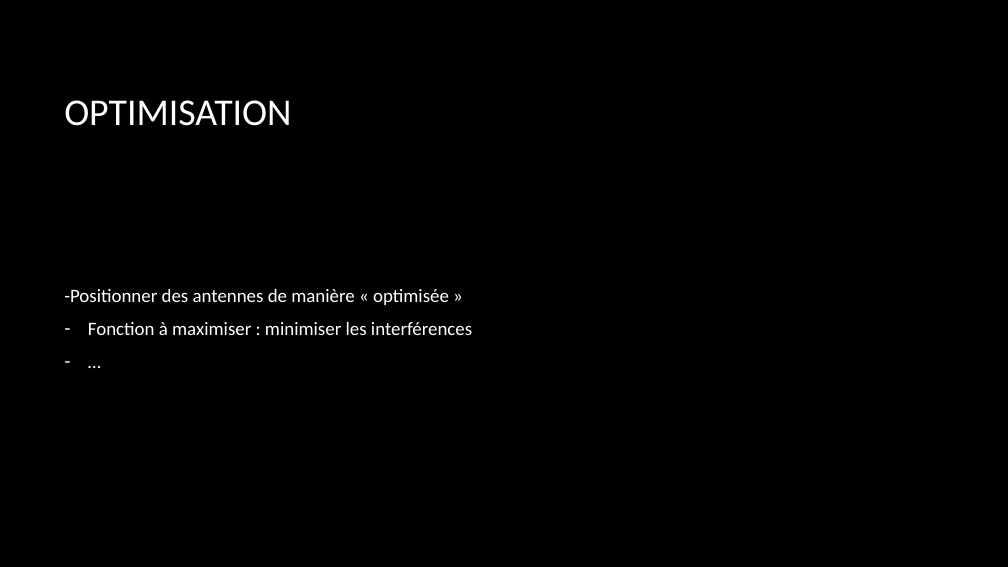
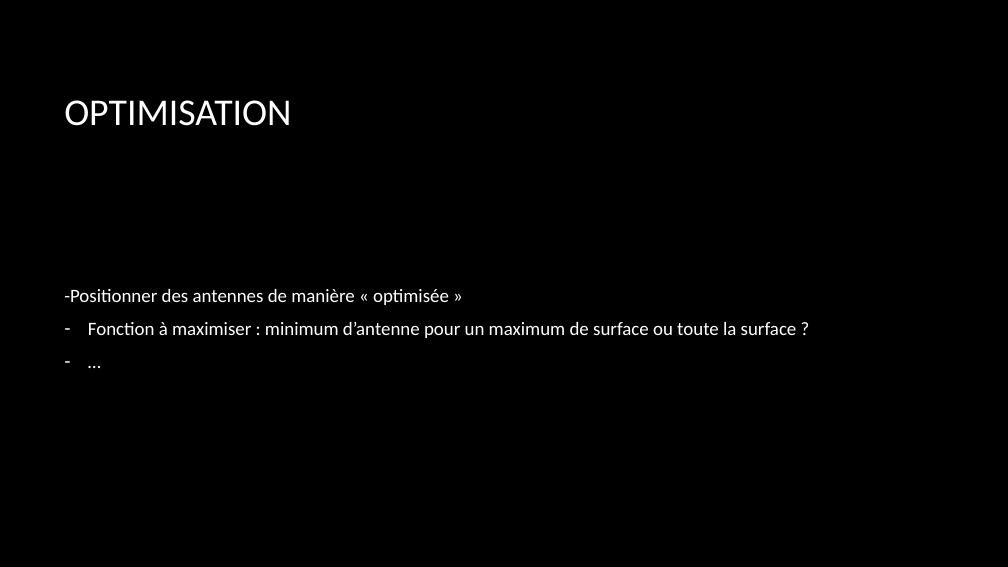
Before and after one commit to Nilas-FR/ReseauMobile, a slide deck: slide 6 of 20171121.pptx. Drawn at 1008x567 pixels with LibreOffice and Linux fonts; fonts in the diff are those of the drawing; background and template pictures are left out. Boxes give left, top, right and bottom in pixels: in the first picture for what was removed or moved away, otherwise in the second. Text is boxed around its words. In the diff, an @@ line names an element or a change of style, - is before the commit and + after.

Commit message:
Revert "Changement ppt inter"
This reverts commit fded4ab6813dafff3a35d635397a79018238fbbd.

```diff
--- a/20171121.pptx
+++ b/20171121.pptx
@@ text at box(88, 322, 797, 338): text changed @@
-– Fonction à maximiser : minimiser les interférences
+– Fonction à maximiser : minimum d’antenne pour un maximum de surface ou toute la surface ?
```
